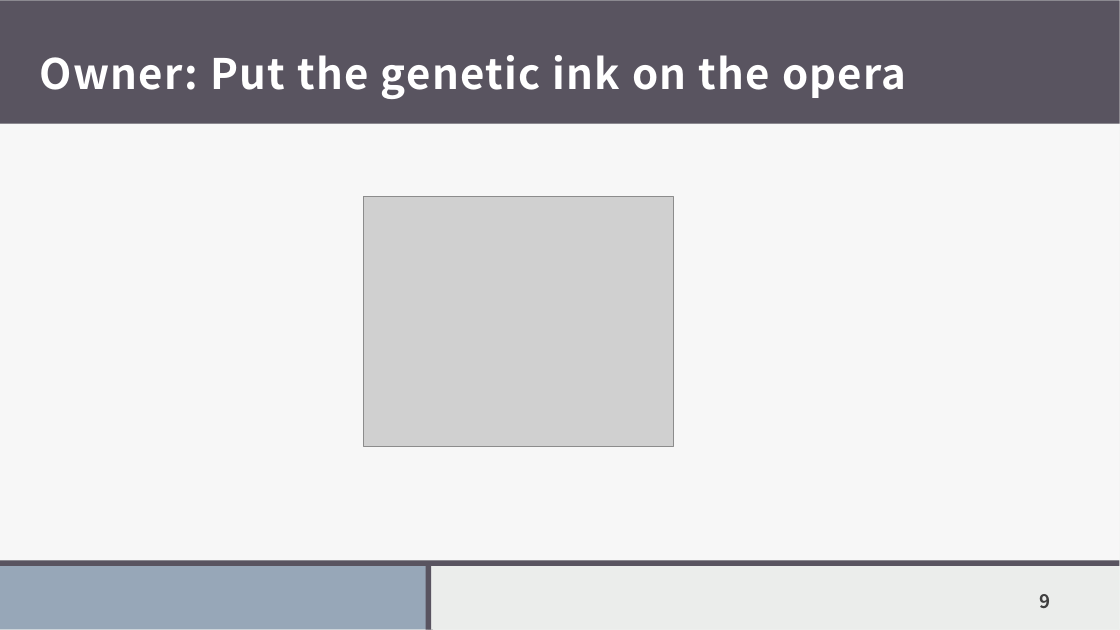
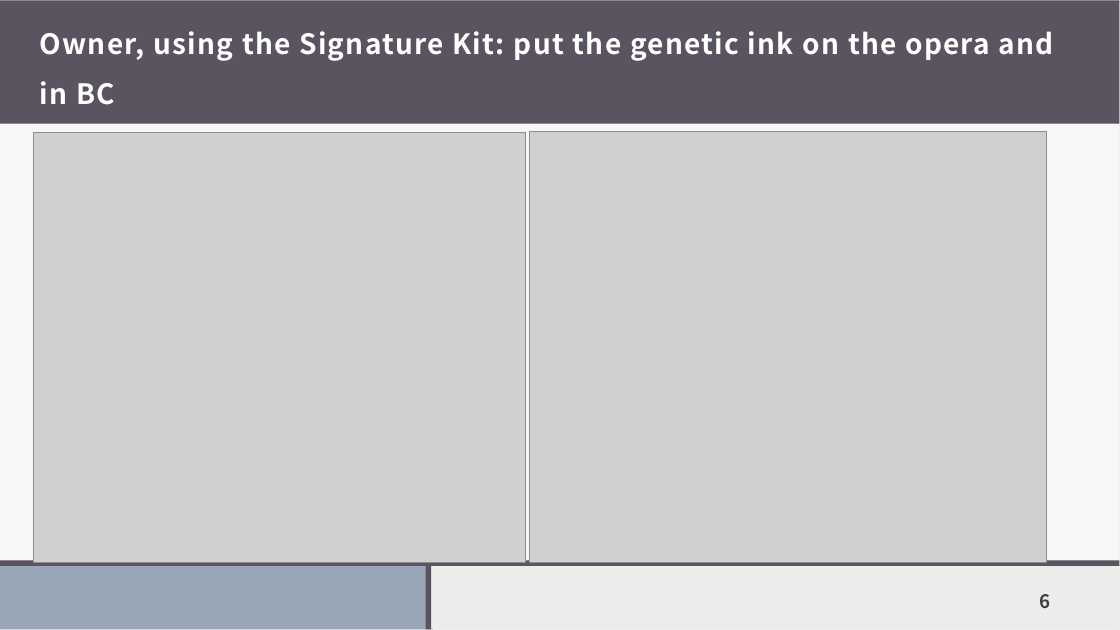
Before and after one commit to RobertoPirrone/digitaltechne, a slide deck: slide 6 of src/docs/presentations/21maggio.pptx (slide 9 before the commit). Drawn at 1120x630 pixels with LibreOffice and Linux fonts; fonts in the diff are those of the drawing; grey boxes stand for pictures. Boxes give left, top, right and bottom in pixels: in the first picture for what was removed or moved away, otherwise in the second. Text is boxed around its words. In the diff, an @@ line names an element or a change of style, - is before the commit and + after.

```diff
--- a/src/docs/presentations/21maggio.pptx
+++ b/src/docs/presentations/21maggio.pptx
@@ title at [40,31,1054,105]: text changed; size 36 to 24 pt @@
-Owner: Put the genetic ink on the opera
+Owner, using the Signature Kit: put the genetic ink on the opera and in BC
@@ picture: place and size @@
-picture at [364,197,674,446]
+picture at [33,132,525,562]
@@ picture added at [529,131,1047,562] @@
@@ page number at [1039,594,1050,608]: text changed @@
-9
+6
```
Also in this commit, not shown: 6 other slides changed, 1 slide added, 5 slides removed, 12 other files.
